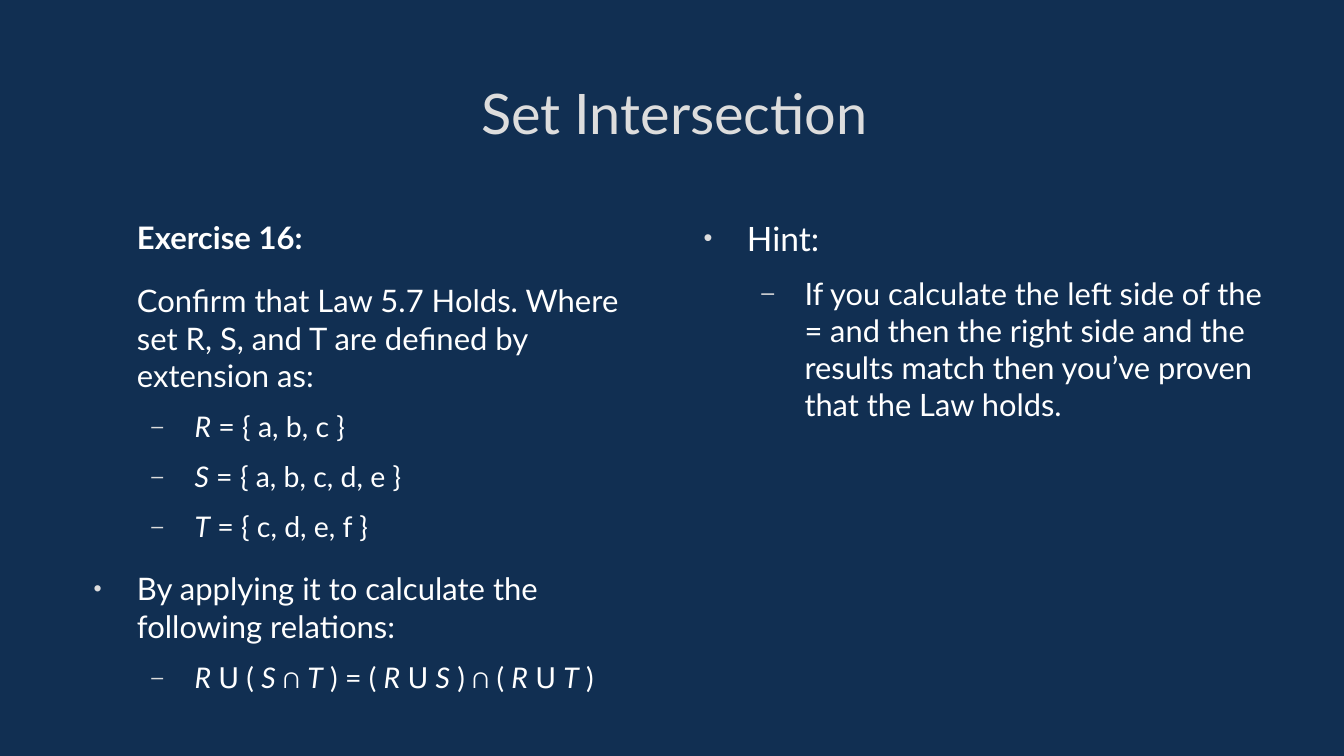
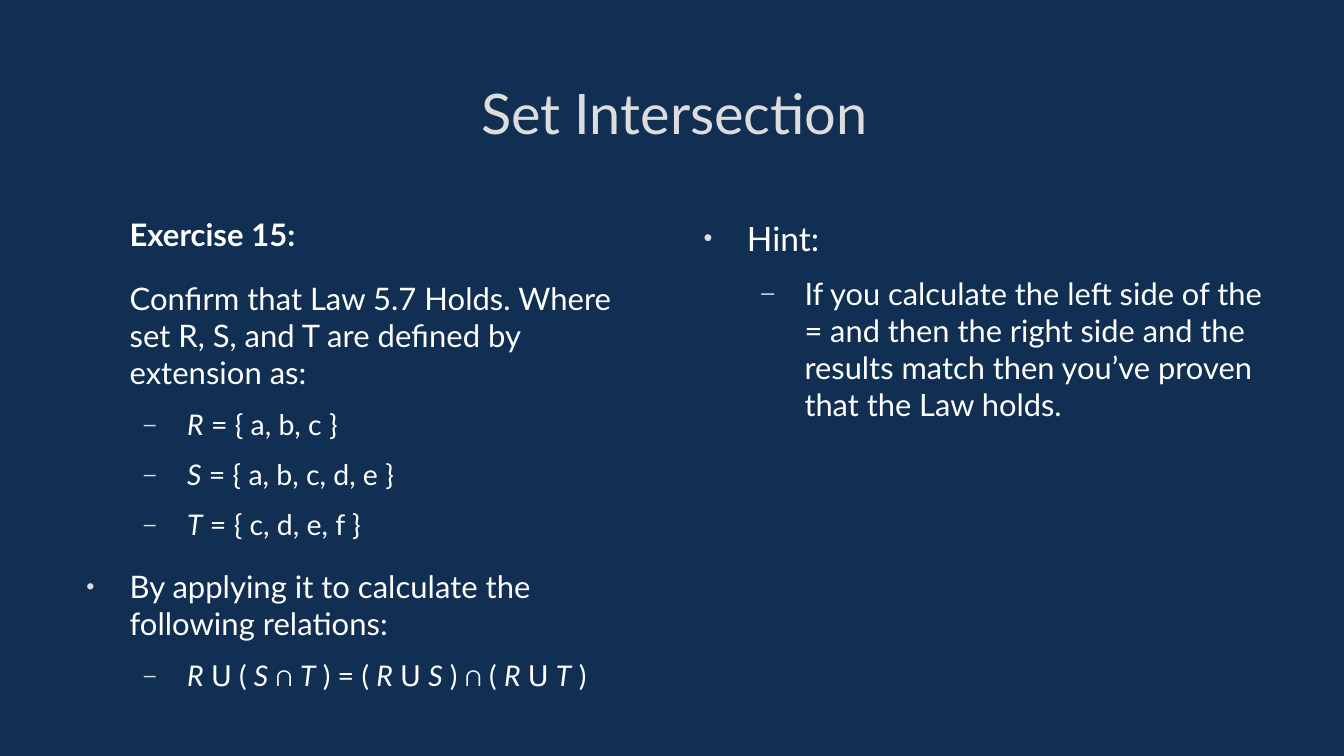
Before and after one commit to davidgundry/maths22-23, a slide deck: slide 81 of slides/maths-6-set-theory.odp (slide 82 before the commit). Drawn at 1344x756 pixels with LibreOffice and Linux fonts; fonts in the diff are those of the drawing. Boxes give left, top, right and bottom in pixels: in the first picture for what was removed or moved away, otherwise in the second. Text is boxed around its words. In the diff, an @@ line names an element or a change of style, - is before the commit and + after.

```diff
--- a/slides/maths-6-set-theory.odp
+++ b/slides/maths-6-set-theory.odp
@@ text "Exercise 15:": place and size @@
-text "Exercise 15:" at (137, 226, 619, 689)
+text "Exercise 15:" at (130, 223, 611, 687)
@@ text at (130, 223, 295, 247): text changed @@
-Exercise 16:
+Exercise 15:
```
Also in this commit, not shown: 35 other slides changed, 1 slide added, 2 slides removed, 7 other files.
